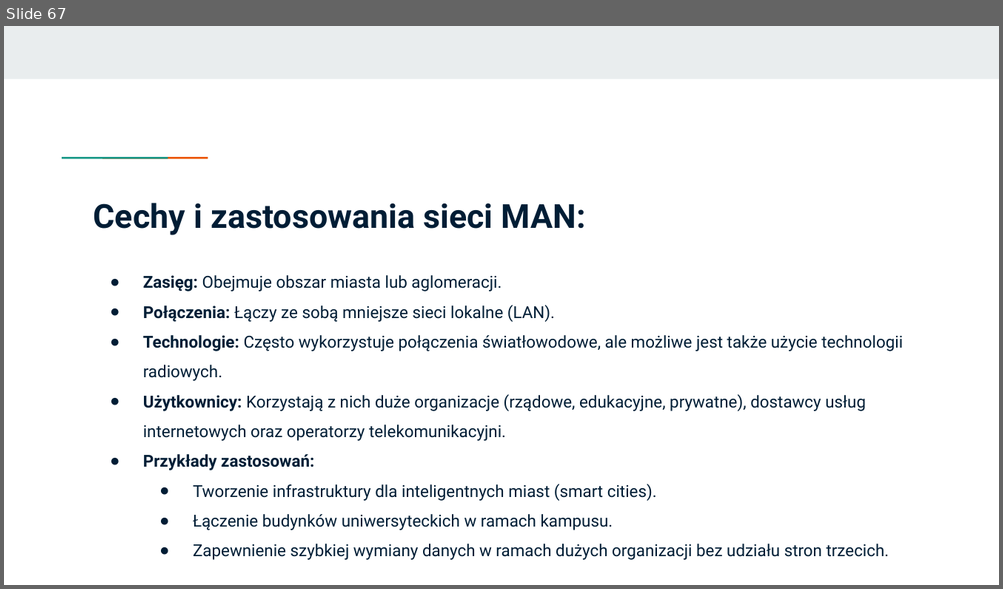
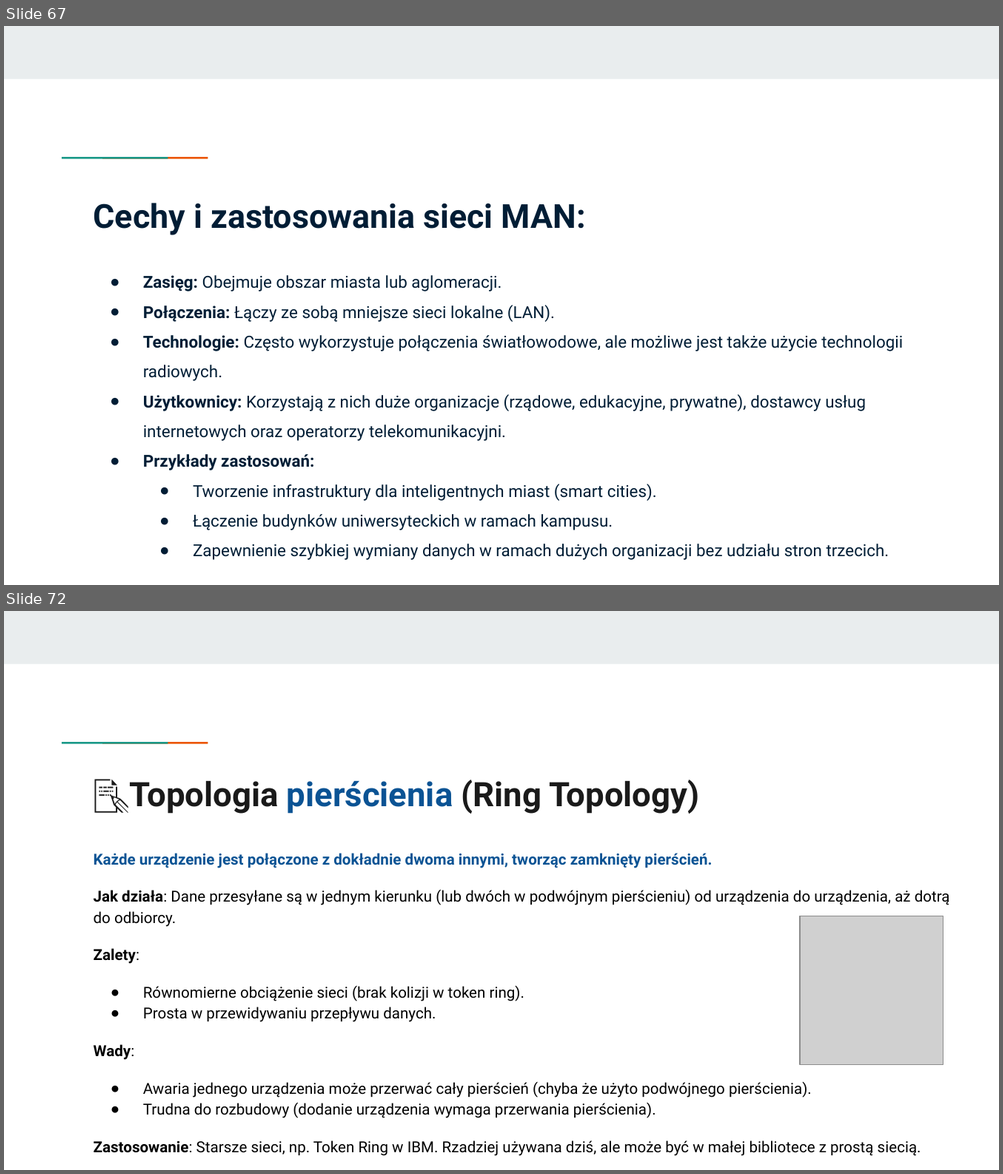
Before and after one commit to KasiaKasia/PRZEDMIOTY, a slide deck: ZASTOSOWANIE_INFORMATYKI/1A-gr_2/Zastosowanie informatyki - 1A gr. 2.pptx. Shown one above the other, each under a label of ours: slide 67 before the commit, slides 67 and 72 after it; the slides between them are not shown. The pictures are 1003x589 and 1003x1174 pixels, drawn with LibreOffice and Linux fonts; fonts in the diff are those of the drawing; grey boxes stand for pictures. Boxes give left, top, right and bottom in pixels: in the first picture for what was removed or moved away, otherwise in the second. Text is boxed around its words. In the diff, an @@ line names an element or a change of style, - is before the commit and + after.

Commit message:
[feat] - Zastosowanie informatyki

```diff
--- a/ZASTOSOWANIE_INFORMATYKI/1A-gr_2/Zastosowanie informatyki - 1A gr. 2.pptx
+++ b/ZASTOSOWANIE_INFORMATYKI/1A-gr_2/Zastosowanie informatyki - 1A gr. 2.pptx
@@ slide 72 added at (x1=4, y1=611, x2=999, y2=1170), background #FFFFFF; not listed: 3 template elements that a slide beside it also shows @@
@@ title added at (x1=130, y1=780, x2=699, y2=814), 24.4 pt, text #1A1A1A, bold @@
+📝Topologia pierścienia (Ring Topology)
@@ text added at (x1=94, y1=853, x2=950, y2=1156), 11 pt, text #000000 @@
+Każde urządzenie jest połączone z dokładnie dwoma innymi, tworząc zamknięty pierścień.
+Jak działa: Dane przesyłane są w jednym kierunku (lub dwóch w podwójnym pierścieniu) od urządzenia do urządzenia, aż dotrą do odbiorcy.
+Zalety:
+● Równomierne obciążenie sieci (brak kolizji w token ring).
+● Prosta w przewidywaniu przepływu danych.
+Wady:
+● Awaria jednego urządzenia może przerwać cały pierścień (chyba że użyto podwójnego pierścienia).
+● Trudna do rozbudowy (dodanie urządzenia wymaga przerwania pierścienia).
+Zastosowanie: Starsze sieci, np. Token Ring w IBM. Rzadziej używana dziś, ale może być w małej bibliotece z prostą siecią.
@@ picture added at (x1=800, y1=917, x2=943, y2=1065) @@
```
Also in this commit, not shown: 6 slides changed, 7 other slides added, 1 other file.
